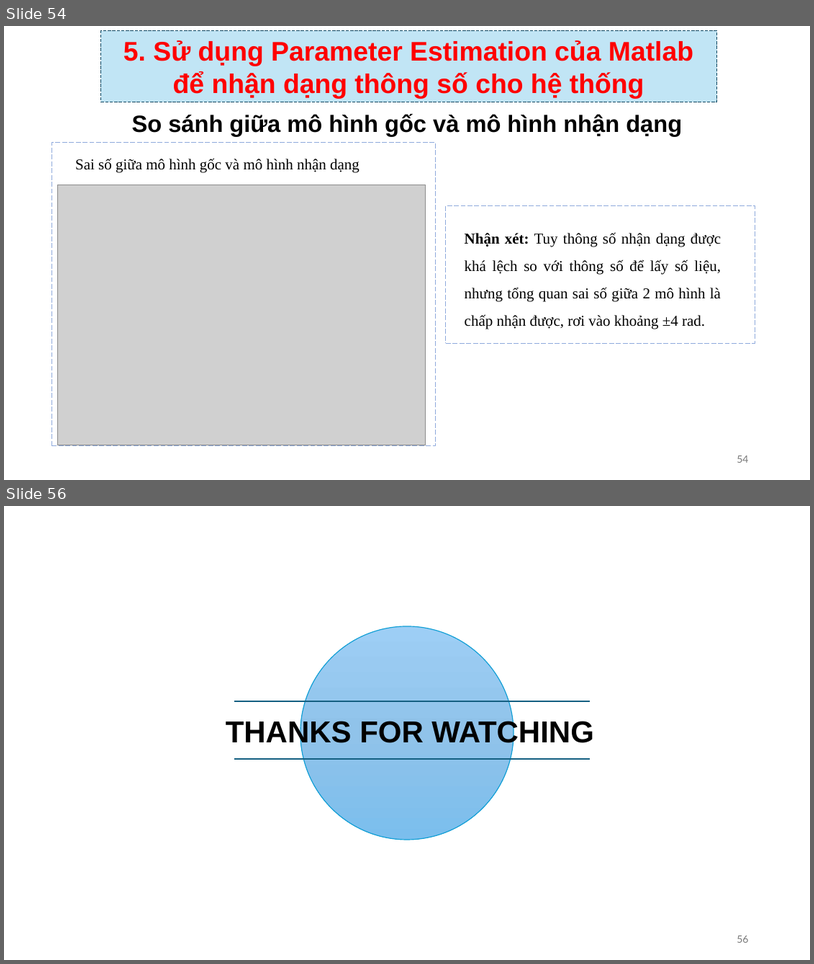
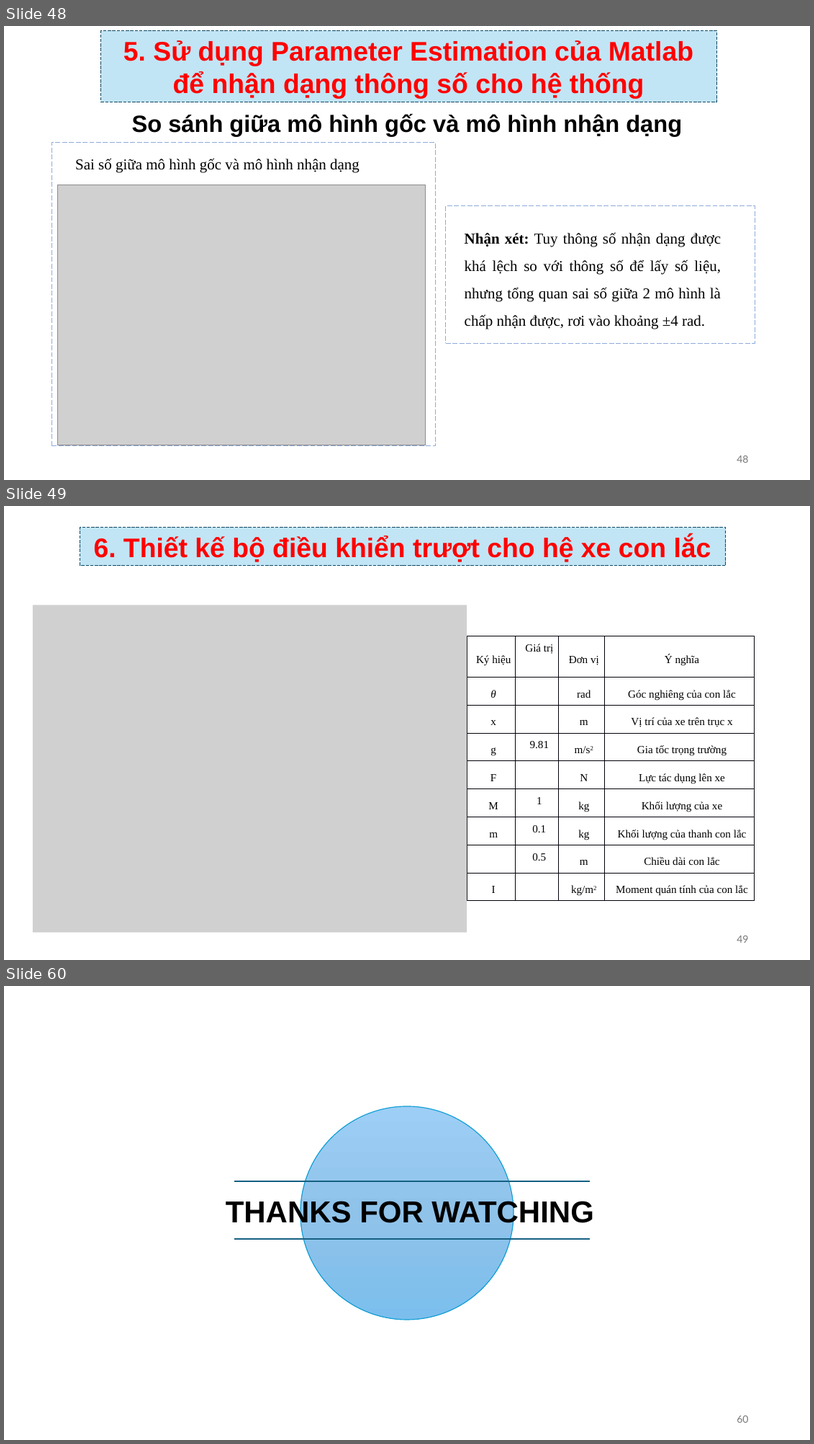
Before and after one commit to TIENPHAT2003/STM32, a slide deck: BaoCaoNhanDang.pptx. Shown one above the other, each under a label of ours: slides 54 and 56 before the commit, slides 48, 49 and 60 after it; the slides between them are not shown. The pictures are 814x964 and 814x1444 pixels, drawn with LibreOffice and Linux fonts; fonts in the diff are those of the drawing; grey boxes stand for pictures; background and template pictures are left out. Boxes give left, top, right and bottom in pixels: in the first picture for what was removed or moved away, otherwise in the second. Text is boxed around its words. In the diff, an @@ line names an element or a change of style, - is before the commit and + after.

```diff
--- a/BaoCaoNhanDang.pptx
+++ b/BaoCaoNhanDang.pptx
@@ slide 49 added at box(4, 506, 810, 960), background #FFFFFF @@
@@ rectangle added at box(80, 527, 726, 566), fill #C1E5F5, outline #104862 0.75 pt dashed, 32 pt, text #FF0000, bold @@
+6. Thiết kế bộ điều khiển trượt cho hệ xe con lắc
@@ picture added at box(32, 605, 467, 932) @@
@@ table added at box(468, 636, 755, 901), 9 rows, 4 columns @@
+Ký hiệu | Giá trị | Đơn vị | Ý nghĩa
+θ |  | rad | Góc nghiêng của con lắc
+x |  | m | Vị trí của xe trên trục x
+g | 9.81 | m/s2 | Gia tốc trọng trường
+F |  | N | Lực tác dụng lên xe
+M | 1 | kg | Khối lượng của xe
+m | 0.1 | kg | Khối lượng của thanh con lắc
+ | 0.5 | m | Chiều dài con lắc
+I |  | kg/m2 | Moment quán tính của con lắc
@@ page number added at box(737, 935, 748, 942), 12 pt, text #797979 @@
+49
@@ what was slide 54 is now slide 48 @@
@@ page number at box(737, 455, 748, 462): text changed @@
-54
+48
@@ what was slide 56 is now slide 60 @@
@@ page number at box(737, 1415, 748, 1422): text changed @@
-56
+60
```
Also in this commit, not shown: 8 slides changed, 9 other slides added, 6 slides removed, 13 other files.
